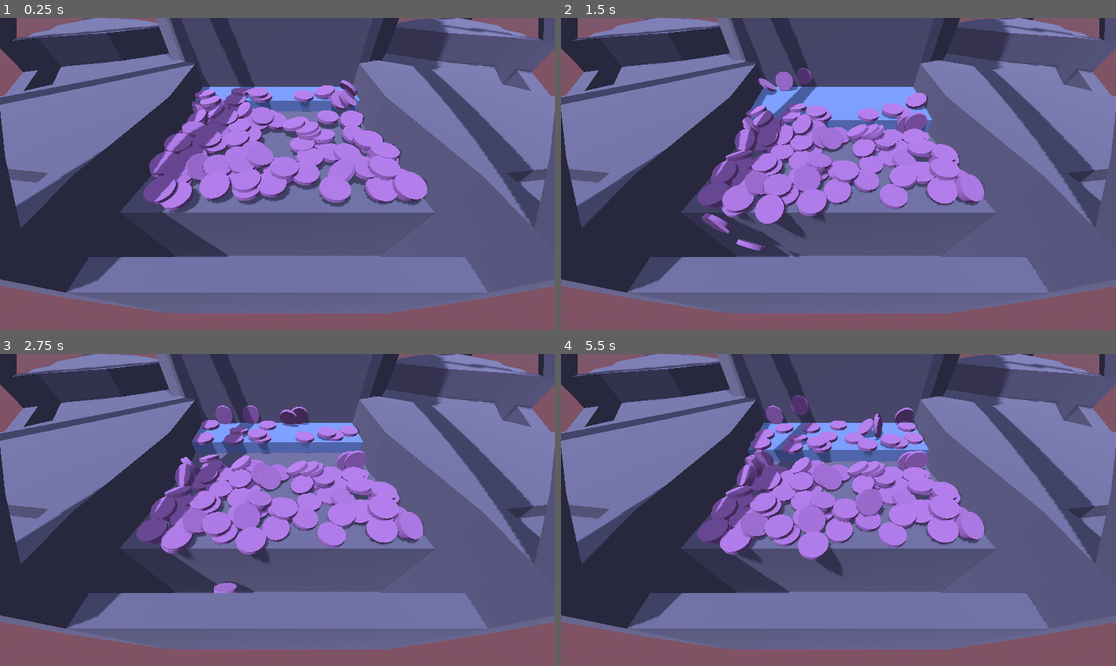
Above: before the commit, frames 1-4 (two rows, left to right).
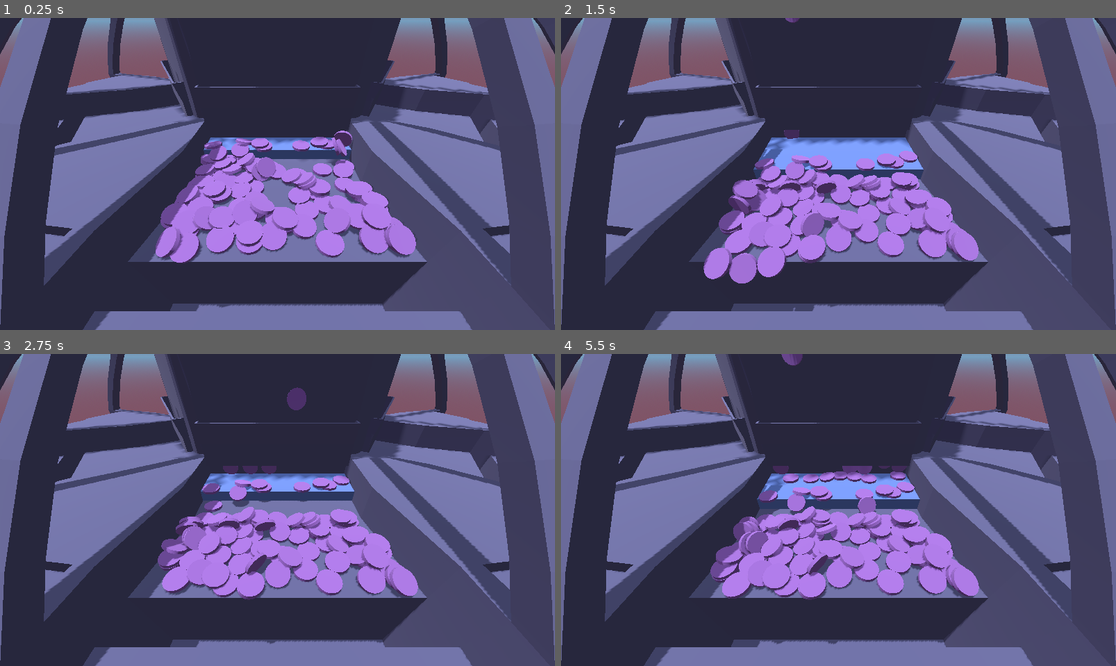
Above: after the commit, the same moments.

Repository: kennethbchen/Coin-Pusher-Game
Game: Godot game, scene res://Game.tscn
Two runs of this game, one before a commit and one after it. Both use one fixed random seed, a clock stepped at 60 frames per second and the inputs below.
Inputs (mouse positions are in pixels of both pictures, inside the frame that each line leads up to):
- Up to frame 1 (0.25 s): no input
- Up to frame 2 (1.5 s): move the mouse to (960, 158) at 0.52 s; hold 1 (game_drop_1) 0.53-1.28 s; tap 2 (game_drop_2) at 0.8, 1.35 s; move the mouse to (727, 189) at 1.27 s
- Up to frame 3 (2.75 s): tap 3 (game_drop_3) at 1.55 s; move the mouse to (333, 441) at 2.02 s; hold 3 (game_drop_3) from 2.03 s (still down); tap 4 (game_drop_4) at 2.3 s
- Up to frame 4 (5.5 s): move the mouse to (810, 572) at 2.77 s; release 3 (game_drop_3) at 2.78 s; tap 4 (game_drop_4) at 2.85 s; tap 5 (game_drop_5) at 3.05 s; move the mouse to (1005, 556) at 3.52 s; hold 5 (game_drop_5) 3.53-4.28 s; tap 6 (game_drop_6) at 3.8, 4.35 s; move the mouse to (672, 463) at 4.27 s; tap 1 (game_drop_1) at 4.55 s; move the mouse to (866, 510) at 5.02 s; press the mouse at (866, 510) at 5.03 s; tap 2 (game_drop_2) at 5.3 s

The runs differ from the first frame. In frame 1, 80% of the frame differs, in the area x 0-100%, y 0-100%; in frame 2, 80%; in frame 3, 79%; in frame 4, 80%.

Commit message:
Added funnel to machine model

Diff:
--- a/Game.tscn
+++ b/Game.tscn
@@ -43,6 +43,10 @@
 [sub_resource type="BoxShape3D" id="BoxShape3D_1on3f"]
 size = Vector3(1.099, 14.894, 5.381)
 
+[sub_resource type="PhysicsMaterial" id="PhysicsMaterial_a44px"]
+friction = 0.0
+rough = true
+
 [sub_resource type="WorldBoundaryShape3D" id="WorldBoundaryShape3D_egkv5"]
 plane = Plane(0, 0, -1, 0)
 
@@ -51,6 +55,12 @@
 
 [sub_resource type="WorldBoundaryShape3D" id="WorldBoundaryShape3D_yurye"]
 plane = Plane(0, 0, 1, 0)
+
+[sub_resource type="BoxShape3D" id="BoxShape3D_kfr5c"]
+size = Vector3(9.14737, 8.09285, 0.100784)
+
+[sub_resource type="BoxShape3D" id="BoxShape3D_20pyj"]
+size = Vector3(0.108863, 8.0715, 0.31926)
 
 [node name="Game" type="Node3D" node_paths=PackedStringArray("drop_points_parent")]
 script = ExtResource("1_ppn4k")
@@ -64,11 +74,14 @@
 camera_attributes = SubResource("CameraAttributesPractical_nub80")
 
 [node name="Camera3D" type="Camera3D" parent="Env"]
-transform = Transform3D(-1, 2.96134e-08, -8.22543e-08, -4.26939e-08, 0.655624, 0.755088, 7.62887e-08, 0.755088, -0.655624, -9.53674e-07, 5.76602, -20.6304)
+transform = Transform3D(-1, 2.96135e-08, -8.22543e-08, -2.94338e-08, 0.771902, 0.635742, 8.23188e-08, 0.635742, -0.771902, -9.53674e-07, 6.82908, -20.5997)
 fov = 80.0
 
+[node name="Camera Marker" type="Marker3D" parent="Env"]
+transform = Transform3D(1, 0, 0, 0, 1, 0, 0, 0, 1, -9.53674e-07, 6.82908, -20.5997)
+
 [node name="DirectionalLight3D" type="DirectionalLight3D" parent="Env"]
-transform = Transform3D(0.614276, 0.714692, 0.334484, -0.0960912, -0.35298, 0.930684, 0.783218, -0.603838, -0.148151, -0.00509369, 8.25412, 0.0035336)
+transform = Transform3D(0.620826, 0.772497, 0.133504, -0.0962668, -0.0938855, 0.990918, 0.778016, -0.628039, 0.0160793, -0.00509369, 8.25412, 0.0035336)
 shadow_enabled = true
 shadow_opacity = 0.83
 directional_shadow_mode = 1
@@ -81,7 +94,7 @@
 script = ExtResource("3_ly35t")
 
 [node name="DropPoints" type="Node3D" parent="."]
-transform = Transform3D(1, 0, 0, 0, 1, 0, 0, 0, 1, 0, 0.491553, -9.48155)
+transform = Transform3D(1, 0, 0, 0, 1, 0, 0, 0, 1, 0, 6.08795, -9.20452)
 
 [node name="1" type="Marker3D" parent="DropPoints"]
 transform = Transform3D(1, 0, 0, 0, 1, 0, 0, 0, 1, 3.75656, 1.82104, 0)
@@ -109,9 +122,9 @@
 
 [node name="Table" type="Node3D" parent="."]
 
-[node name="Model" parent="Table" instance=ExtResource("7_bk6p4")]
-
-[node name="Machine" parent="Table/Model" index="0"]
+[node name="Machine" parent="Table" instance=ExtResource("7_bk6p4")]
+
+[node name="Machine" parent="Table/Machine" index="0"]
 material_override = ExtResource("6_iueic")
 
 [node name="Pusher" type="AnimatableBody3D" parent="Table"]
@@ -183,6 +196,7 @@
 
 [node name="Back" type="StaticBody3D" parent="Table/Colliders"]
 transform = Transform3D(1, 0, 0, 0, 1, 0, 0, 0, 1, 0, 1.69056, -1.68145)
+physics_material_override = SubResource("PhysicsMaterial_a44px")
 metadata/_edit_group_ = true
 
 [node name="CollisionShape3D" type="CollisionShape3D" parent="Table/Colliders/Back"]
@@ -203,8 +217,23 @@
 [node name="CollisionShape3D" type="CollisionShape3D" parent="Table/Colliders/Front"]
 shape = SubResource("WorldBoundaryShape3D_yurye")
 
+[node name="StaticBody3D" type="StaticBody3D" parent="Table/Colliders"]
+transform = Transform3D(1, 0, 0, 0, 1, 0, 0, 0, 1, 0, 5.08985, -1.79476)
+
+[node name="CollisionShape3D" type="CollisionShape3D" parent="Table/Colliders/StaticBody3D"]
+transform = Transform3D(1, 0, 0, 0, 1, 0, 0, 0, 1, 0, 0.348402, -0.201582)
+shape = SubResource("BoxShape3D_kfr5c")
+
+[node name="CollisionShape3D2" type="CollisionShape3D" parent="Table/Colliders/StaticBody3D"]
+transform = Transform3D(1, 0, 0, 0, 1, 0, 0, 0, 1, 4.53, 0.348, -0.0582771)
+shape = SubResource("BoxShape3D_20pyj")
+
+[node name="CollisionShape3D3" type="CollisionShape3D" parent="Table/Colliders/StaticBody3D"]
+transform = Transform3D(1, 0, 0, 0, 1, 0, 0, 0, 1, -4.53, 0.348, -0.058)
+shape = SubResource("BoxShape3D_20pyj")
+
 [node name="Tokens" type="Node" parent="."]
 
 [connection signal="body_entered" from="BottomHitbox" to="." method="_on_body_fell"]
 
-[editable path="Table/Model"]
+[editable path="Table/Machine"]
--- a/Scenes/Token.tscn
+++ b/Scenes/Token.tscn
@@ -23,9 +23,9 @@
 [node name="Token" type="RigidBody3D"]
 mass = 0.01
 continuous_cd = true
-linear_velocity = Vector3(0, -5, 0)
+linear_velocity = Vector3(0, -2, 0)
 script = ExtResource("1_y4slo")
-max_jitter = 2.804
+jitter_influence = Vector3(1, 1, 0)
 
 [node name="MeshInstance3D" type="MeshInstance3D" parent="."]
 material_override = ExtResource("1_usiua")
--- a/Scripts/Game.gd
+++ b/Scripts/Game.gd
@@ -58,7 +58,7 @@
 	var ind = clamp(index, 0, drop_points.size() - 1)
 
 	var token = _create_token() as Token
-	token.position = drop_points[ind].position
+	token.position = drop_points[ind].global_position
 	token.rotation.x = 90
 
 	if jitter:
--- a/Scripts/Token.gd
+++ b/Scripts/Token.gd
@@ -14,6 +14,8 @@
 @export_range(1, 8) var num_box_colliders = 4
 @export_range(0.001, 10, 0.001, "or_greater") var height: float = 0.15
 @export_range(0.001, 10, 0.001, "or_greater") var radius: float = 0.5
+
+@export var jitter_influence:= Vector3.ONE
 @export_range(0.0, 10.0, 0.001) var max_jitter = 1.0
 
 var cylinder_mesh: CylinderMesh
@@ -29,7 +31,7 @@
 	cylinder_mesh.bottom_radius = radius
 	cylinder_mesh.height = height
 
-	linear_velocity.y = -2
+	linear_velocity.y = -5
 	if not Engine.is_editor_hint():
 		mesh.scale = Vector3.ZERO
 		var tween = get_tree().create_tween()
@@ -91,7 +93,9 @@
 	return count
 
 func jitter():
-	linear_velocity += Vector3(randf_range(-max_jitter, max_jitter), randf_range(-max_jitter, max_jitter), randf_range(-max_jitter, max_jitter))
+	var vector = Vector3(randf_range(-max_jitter, max_jitter), randf_range(-max_jitter, max_jitter), randf_range(-max_jitter, max_jitter))
+	linear_velocity += vector * jitter_influence
+
 
 func destroy():
 	linear_damp = 10
--- a/project.godot
+++ b/project.godot
@@ -29,30 +29,36 @@
 game_drop_1={
 "deadzone": 0.5,
 "events": [Object(InputEventKey,"resource_local_to_scene":false,"resource_name":"","device":-1,"window_id":0,"alt_pressed":false,"shift_pressed":false,"ctrl_pressed":false,"meta_pressed":false,"pressed":false,"keycode":0,"physical_keycode":49,"key_label":0,"unicode":49,"echo":false,"script":null)
+, Object(InputEventKey,"resource_local_to_scene":false,"resource_name":"","device":-1,"window_id":0,"alt_pressed":false,"shift_pressed":false,"ctrl_pressed":false,"meta_pressed":false,"pressed":false,"keycode":0,"physical_keycode":81,"key_label":0,"unicode":113,"echo":false,"script":null)
 ]
 }
 game_drop_2={
 "deadzone": 0.5,
 "events": [Object(InputEventKey,"resource_local_to_scene":false,"resource_name":"","device":-1,"window_id":0,"alt_pressed":false,"shift_pressed":false,"ctrl_pressed":false,"meta_pressed":false,"pressed":false,"keycode":0,"physical_keycode":50,"key_label":0,"unicode":50,"echo":false,"script":null)
+, Object(InputEventKey,"resource_local_to_scene":false,"resource_name":"","device":-1,"window_id":0,"alt_pressed":false,"shift_pressed":false,"ctrl_pressed":false,"meta_pressed":false,"pressed":false,"keycode":0,"physical_keycode":87,"key_label":0,"unicode":119,"echo":false,"script":null)
 ]
 }
 game_drop_3={
 "deadzone": 0.5,
 "events": [Object(InputEventKey,"resource_local_to_scene":false,"resource_name":"","device":-1,"window_id":0,"alt_pressed":false,"shift_pressed":false,"ctrl_pressed":false,"meta_pressed":false,"pressed":false,"keycode":0,"physical_keycode":51,"key_label":0,"unicode":51,"echo":false,"script":null)
+, Object(InputEventKey,"resource_local_to_scene":false,"resource_name":"","device":-1,"window_id":0,"alt_pressed":false,"shift_pressed":false,"ctrl_pressed":false,"meta_pressed":false,"pressed":false,"keycode":0,"physical_keycode":69,"key_label":0,"unicode":101,"echo":false,"script":null)
 ]
 }
 game_drop_4={
 "deadzone": 0.5,
 "events": [Object(InputEventKey,"resource_local_to_scene":false,"resource_name":"","device":-1,"window_id":0,"alt_pressed":false,"shift_pressed":false,"ctrl_pressed":false,"meta_pressed":false,"pressed":false,"keycode":0,"physical_keycode":52,"key_label":0,"unicode":52,"echo":false,"script":null)
+, Object(InputEventKey,"resource_local_to_scene":false,"resource_name":"","device":-1,"window_id":0,"alt_pressed":false,"shift_pressed":false,"ctrl_pressed":false,"meta_pressed":false,"pressed":false,"keycode":0,"physical_keycode":65,"key_label":0,"unicode":97,"echo":false,"script":null)
 ]
 }
 game_drop_5={
 "deadzone": 0.5,
 "events": [Object(InputEventKey,"resource_local_to_scene":false,"resource_name":"","device":-1,"window_id":0,"alt_pressed":false,"shift_pressed":false,"ctrl_pressed":false,"meta_pressed":false,"pressed":false,"keycode":0,"physical_keycode":53,"key_label":0,"unicode":53,"echo":false,"script":null)
+, Object(InputEventKey,"resource_local_to_scene":false,"resource_name":"","device":-1,"window_id":0,"alt_pressed":false,"shift_pressed":false,"ctrl_pressed":false,"meta_pressed":false,"pressed":false,"keycode":0,"physical_keycode":83,"key_label":0,"unicode":115,"echo":false,"script":null)
 ]
 }
 game_drop_6={
 "deadzone": 0.5,
 "events": [Object(InputEventKey,"resource_local_to_scene":false,"resource_name":"","device":-1,"window_id":0,"alt_pressed":false,"shift_pressed":false,"ctrl_pressed":false,"meta_pressed":false,"pressed":false,"keycode":0,"physical_keycode":54,"key_label":0,"unicode":54,"echo":false,"script":null)
+, Object(InputEventKey,"resource_local_to_scene":false,"resource_name":"","device":-1,"window_id":0,"alt_pressed":false,"shift_pressed":false,"ctrl_pressed":false,"meta_pressed":false,"pressed":false,"keycode":0,"physical_keycode":68,"key_label":0,"unicode":100,"echo":false,"script":null)
 ]
 }
Not shown: 1 places in Game.tscn that only renumber resources
Binary file changed: Models/CoinPusher/CoinPusher.bin
Not shown, changed: Models/CoinPusher/CoinPusher.gltf
